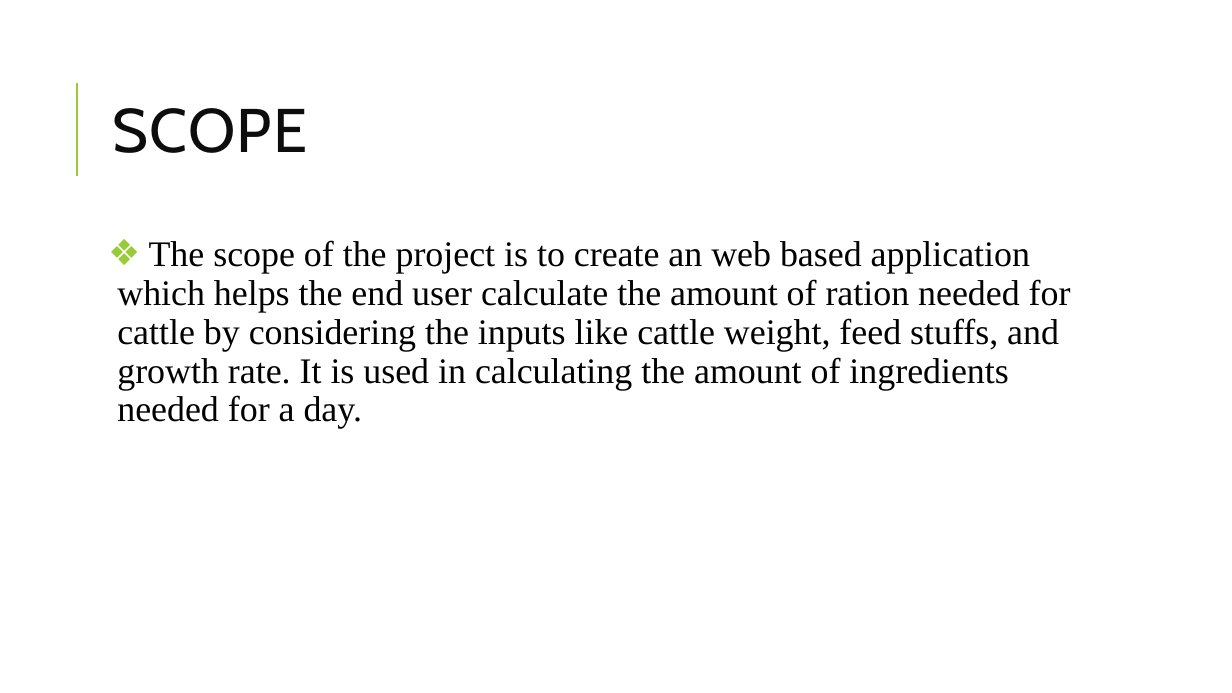
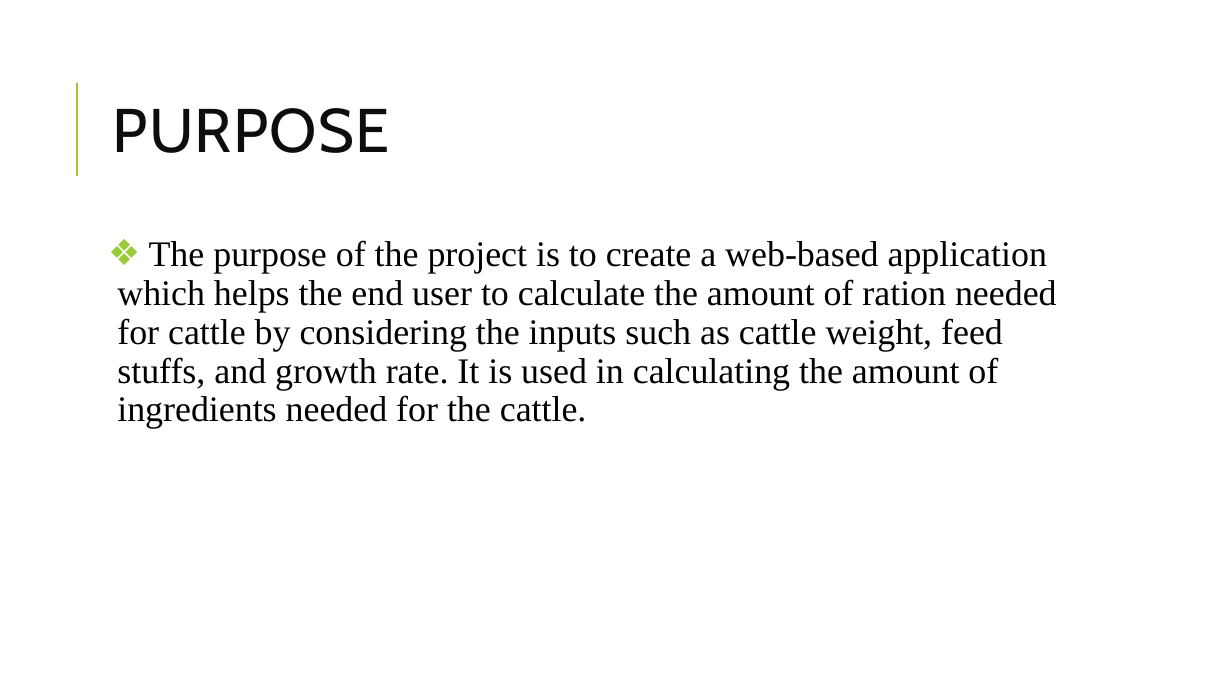
Before and after one commit to Satyavrath/rationbalancing, a slide deck: slide 4 of documents/RationBalancing.pptx. Drawn at 1232x693 pixels with LibreOffice and Linux fonts; fonts in the diff are those of the drawing. Boxes give left, top, right and bottom in pixels: in the first picture for what was removed or moved away, otherwise in the second. Text is boxed around its words. In the diff, an @@ line names an element or a change of style, - is before the commit and + after.

Commit message:
Updated final ppt.

```diff
--- a/documents/RationBalancing.pptx
+++ b/documents/RationBalancing.pptx
@@ title at box(113, 108, 390, 153): text changed @@
-SCOPE
+PURPOSE
@@ text at box(117, 240, 1057, 429): text changed @@
-❖ The scope of the project is to create an web based application which helps the end user calculate the amount of ration needed for cattle by considering the inputs like cattle weight, feed stuffs, and growth rate. It is used in calculating the amount of ingredients needed for a day.
+❖ The purpose of the project is to create a web-based application which helps the end user to calculate the amount of ration needed for cattle by considering the inputs such as cattle weight, feed stuffs, and growth rate. It is used in calculating the amount of ingredients needed for the cattle.
```
Also in this commit, not shown: 5 other slides changed, 1 slide added, 1 slide removed, 1 other file.
